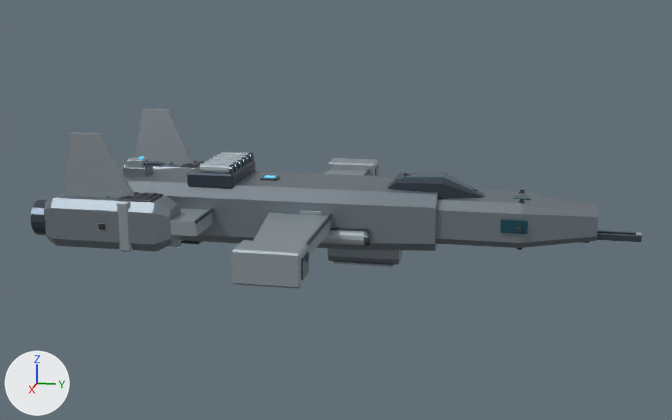
Renders of the glTF model assets/ships/earth_recon_t5.glb from each side of a commit.
Before and after are seen from a 50 mm camera at (45.3, 10.8, 11.4) aimed at (0.3, 1.8, 0.1). The lights are fixed; the arrows at lower left show +X, +Y and +Z. The older version comes first. Where no turn or scale is listed for an object, it has been applied to the vertices. Vertices at exactly the same position are counted once.

In view in the first picture: 'FleetHull', 'mesh_pd_pitch_0', 'mesh_pd_pitch_1', 'mesh_pd_yaw_0', 'mesh_pd_yaw_1'.
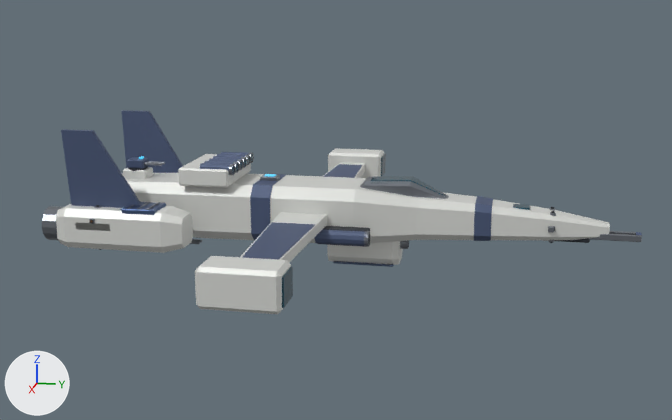
Changed parts and their boxes [x1, y1, x2, y2] in the pictures (672 x 420 px; the box of a moved part takes in the faces that stretch with it):
'FleetHull', recoloured, surface changed, reshaped (13% taller): before [31, 109, 642, 289]; after [42, 110, 642, 314]
'mesh_pd_yaw_1', recoloured (grey to dark blue): [127, 157, 148, 168] in both
'mesh_pd_pitch_1', recoloured: [139, 156, 165, 166] in both
'mesh_pd_pitch_0', recoloured: [181, 239, 202, 244] in both
'mesh_pd_yaw_0', recoloured: [169, 240, 184, 247] in both
part 1 of me_main_pressure_hull_001, moved or reshaped: before [187, 160, 255, 188]; after [178, 154, 251, 188]
part 2 of me_main_pressure_hull_001, moved or reshaped: before [328, 158, 379, 176]; after [328, 148, 385, 179]
part 3 of me_main_pressure_hull_001, moved or reshaped: before [231, 240, 309, 289]; after [195, 256, 291, 314]
part 4 of me_main_pressure_hull_001, moved or reshaped: before [375, 165, 379, 177]; after [381, 154, 386, 176]
part 5 of me_main_pressure_hull_001, moved or reshaped: before [301, 252, 309, 280]; after [282, 267, 293, 308]
part 6 of me_main_pressure_hull_001, moved or reshaped: before [402, 172, 479, 193]; after [371, 176, 446, 197]
part 7 of me_main_pressure_hull_001, moved or reshaped: before [513, 195, 530, 200]; after [513, 204, 530, 209]
part 8 of me_main_pressure_hull_001, moved or reshaped: before [388, 172, 485, 199]; after [360, 177, 449, 199]
part 9 of me_main_pressure_hull_001, moved or reshaped: before [31, 199, 47, 235]; after [42, 206, 63, 240]
part 10 of me_main_pressure_hull_001, moved or reshaped: before [144, 193, 157, 200]; after [147, 202, 160, 210]
part 11 of me_main_pressure_hull_001, moved or reshaped: before [134, 192, 147, 199]; after [137, 201, 151, 209]
part 12 of me_main_pressure_hull_001, moved or reshaped (not visible afterwards): before [516, 226, 522, 233]
part 13 of me_main_pressure_hull_001, moved or reshaped: before [500, 219, 528, 234]; after [548, 226, 554, 233]
part 14 of me_main_pressure_hull_001, moved or reshaped: before [98, 223, 105, 229]; after [89, 218, 95, 224]
part 15 of me_main_pressure_hull_001, rebuilt (54% wider, 15% shorter): before [122, 168, 438, 251]; after [122, 173, 610, 243]
part 16 of me_main_pressure_hull_001, rebuilt (not visible afterwards): before [120, 164, 196, 171]
part 17 of me_main_pressure_hull_001, rebuilt (17% shorter): before [44, 193, 180, 252]; after [56, 204, 193, 253]
part 18 of me_main_pressure_hull_001, deleted: before [64, 109, 524, 257]
part 19 of me_main_pressure_hull_001, cut back: before [117, 152, 598, 252]; after [61, 110, 555, 263]

What changed in the scene script:
```text
Change mat_armor___graphite_titanium:
    mat_armor___graphite_titanium.base_color: (0.22, 0.26, 0.29) -> (0.72, 0.73, 0.7)  # grey #818b93 -> light grey #dddeda
    mat_armor___graphite_titanium.metallic: 0.7 -> 0.2
Change mat_edge___brushed_alloy:
    mat_edge___brushed_alloy.base_color: (0.075, 0.095, 0.12) -> (0.22, 0.24, 0.27)  # greyish blue #4d5761 -> grey #81868e
Change mat_armor___raised_ceramic:
    mat_armor___raised_ceramic.base_color: (0.32, 0.37, 0.4) -> (0.07, 0.1, 0.19)  # grey #99a4aa -> dark blue #4b5979
Change me_main_pressure_hull_001:
    remove me_main_pressure_hull_001.from_pydata(...)  # 3888 vertices, 7388 faces; spans x -10.4..10.4, y -12.4..16.7, z -2.6..4.3
    add me_main_pressure_hull_001.from_pydata(...)  # 3736 vertices, 7124 faces; spans x -13.3..13.3, y -12.3..16.7, z -2.6..4.3
    me_main_pressure_hull_001 part 1: the loose piece of 24 vertices spanning x -2.0..2.0, y -5.4..-3.0, z 1.4..2.1 is scaled about its middle by (1, 1.09, 1.25), then moved by (0.0, -0.4, 0.1), in mat_armor___graphite_titanium (light grey #dddeda)
    me_main_pressure_hull_001 part 2: the loose piece of 24 vertices spanning x -10.4..-8.8, y -0.5..2.3, z -0.8..0.8 is scaled about its middle by (1.07, 1.14, 1.07), then moved by (-2.8, -0.3, 0.0), in mat_armor___graphite_titanium (light grey #dddeda)
    me_main_pressure_hull_001 part 3: the loose piece of 24 vertices spanning x 8.8..10.4, y -0.5..2.3, z -0.8..0.8 is scaled about its middle by (1.07, 1.14, 1.07), then moved by (2.8, -0.3, 0.0), in mat_armor___graphite_titanium (light grey #dddeda)
    me_main_pressure_hull_001 part 4: the loose piece of 24 vertices spanning x -10.2..-9.0, y 2.3..2.4, z -0.4..0.4 is scaled about its middle by (1.26, 1.6, 1.35), then moved by (-2.8, 0.0, 0.0)
    me_main_pressure_hull_001 part 5: the loose piece of 24 vertices spanning x 9.0..10.2, y 2.3..2.4, z -0.4..0.4 is scaled about its middle by (1.26, 1.6, 1.35), then moved by (2.8, 0.0, 0.0)
    me_main_pressure_hull_001 part 6: the loose piece of 24 vertices spanning x -0.9..0.9, y 5.2..8.9, z 1.1..2.1 is scaled about its middle by (0.769, 1, 1), then moved by (0.0, -1.6, -0.2)
    me_main_pressure_hull_001 part 7: the loose piece of 24 vertices spanning x -0.4..0.4, y 10.6..11.4, z 1.0..1.1 is moved by (0.0, 0.0, -0.4)
    me_main_pressure_hull_001 part 8: the loose piece of 32 vertices spanning x -1.0..1.0, y 4.4..9.2, z 0.9..2.0 is scaled about its middle by (0.772, 1, 1), then moved by (0.0, -1.6, -0.2)
    me_main_pressure_hull_001 part 9: the loose piece of 64 vertices spanning x 3.3..5.1, y -12.4..-11.6, z -0.9..0.9 is moved by (-0.8, 0.1, -0.5)
    me_main_pressure_hull_001 part 10: the loose piece of 24 vertices spanning x 3.5..4.9, y -6.6..-6.4, z 1.3..1.4 is moved by (-0.8, -0.2, -0.7)
    me_main_pressure_hull_001 part 11: the loose piece of 24 vertices spanning x 3.5..4.9, y -7.1..-6.9, z 1.3..1.4 is moved by (-0.8, -0.2, -0.7)
    me_main_pressure_hull_001 part 12: the loose piece of 24 vertices spanning x 1.8..2.1, y 10.8..11.1, z -0.1..0.1 is moved by (-1.5, 1.6, -0.8)
    me_main_pressure_hull_001 part 13: the loose piece of 24 vertices spanning x 1.9, y 10.1..11.3, z -0.2..0.4 is scaled about its middle by (5.44, 0.184, 0.362), then moved by (-1.0, 1.7, -0.3), in mat_edge___brushed_alloy (grey #81868e)
    me_main_pressure_hull_001 part 14: the loose piece of 24 vertices spanning x 5.0..5.3, y -8.8..-8.5, z -0.2..0.2 is moved by (-0.8, -0.9, 0.0)
    me_main_pressure_hull_001 part 15: the loose piece of 32 vertices spanning x -2.5..2.5, y -10.5..7.0, z -1.5..1.5 is rebuilt with 56 vertices and now spans x -1.9..1.9, y -11.2..15.2, z -1.5..1.5
    me_main_pressure_hull_001 part 16: the loose piece of 32 vertices spanning x -5.2..-3.1, y -11.6..-5.3, z -1.2..1.2 is rebuilt with 32 vertices and now spans x -4.4..-2.4, y -11.5..-5.0, z -1.5..0.5
    me_main_pressure_hull_001 part 17: the loose piece of 32 vertices spanning x 3.1..5.2, y -11.6..-5.3, z -1.2..1.2 is rebuilt with 32 vertices and now spans x 2.4..4.4, y -11.5..-5.0, z -1.5..0.5
    me_main_pressure_hull_001 part 18: 52 loose pieces with 1680 vertices, spanning x -10.0..10.0, y -11.7..11.3, z -1.3..4.3, are deleted
    me_main_pressure_hull_001 part 19: 78 vertices moved within x -2.7..2.7, y -9.6..3.8, z -1.0..2.5; 68 vertices removed from x -2.7..5.3, y -7.8..14.6, z -1.2..1.6; 1572 vertices added at x -11.6..11.6, y -11.6..12.6, z -1.6..4.3
    other edits to the shape of me_main_pressure_hull_001 do not show in these pictures
```
